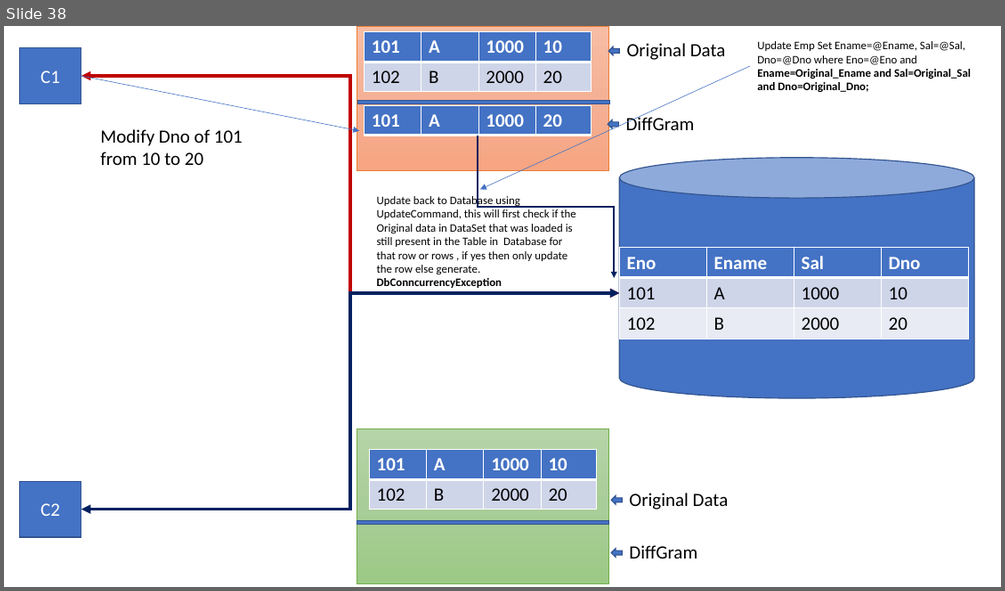
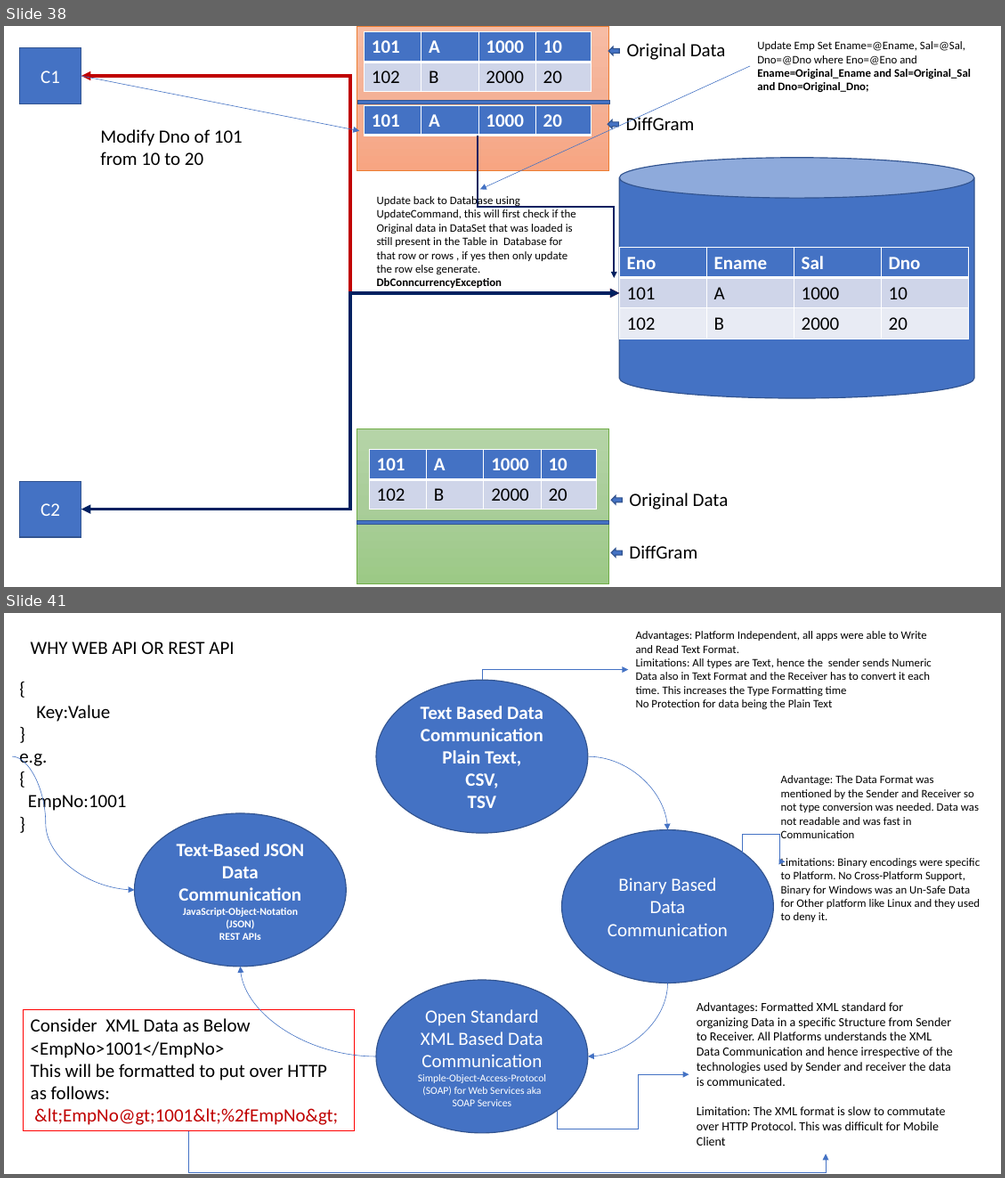
Before and after one commit to maheshsabnis/mbaspnetcore, a slide deck: mbaspnetcore6/MB_Training_Images.pptx. Shown one above the other, each under a label of ours: slide 38 before the commit, slides 38 and 41 after it; the slides between them are not shown. The pictures are 1005x591 and 1005x1178 pixels, drawn with LibreOffice and Linux fonts; fonts in the diff are those of the drawing. Boxes give left, top, right and bottom in pixels: in the first picture for what was removed or moved away, otherwise in the second. Text is boxed around its words. In the diff, an @@ line names an element or a change of style, - is before the commit and + after.

```diff
--- a/mbaspnetcore6/MB_Training_Images.pptx
+++ b/mbaspnetcore6/MB_Training_Images.pptx
@@ slide 41 added at (4, 613, 1001, 1174), background #FFFFFF @@
@@ text added at (636, 631, 931, 709), 11 pt, text #000000 @@
+Advantages: Platform Independent, all apps were able to Write and Read Text Format.
+Limitations: All types are Text, hence the sender sends Numeric Data also in Text Format and the Receiver has to convert it each time. This increases the Type Formatting time
+No Protection for data being the Plain Text
@@ text added at (31, 641, 234, 654), 18 pt, text #000000 @@
+WHY WEB API OR REST API
@@ ellipse added at (376, 681, 588, 834), fill #4472C4, outline #325491 1 pt, 18 pt, text #FFFFFF, bold @@
+Text Based Data Communication
+Plain Text,
+CSV,
+TSV
@@ elbow arrow added from (482, 681) to (629, 670), #4472C4 0.5 pt @@
@@ text added at (19, 705, 127, 813), 18 pt, text #000000 @@
+{
+Key:Value
+}
+e.g.
+{
+EmpNo:1001
+}
@@ curved arrow added from (12, 756) to (134, 890), #4472C4 0.5 pt @@
@@ curved arrow added from (588, 756) to (668, 830), #4472C4 0.5 pt @@
@@ text added at (781, 775, 979, 922), 11 pt, text #000000 @@
+Advantage: The Data Format was mentioned by the Sender and Receiver so not type conversion was needed. Data was not readable and was fast in Communication
+Limitations: Binary encodings were specific to Platform. No Cross-Platform Support, Binary for Windows was an Un-Safe Data for Other platform like Linux and they used to deny it.
@@ ellipse added at (134, 813, 346, 966), fill #4472C4, outline #325491 1 pt, 10 pt, text #FFFFFF, bold @@
+Text-Based JSON Data Communication
+JavaScript-Object-Notation (JSON)
+REST APIs
@@ ellipse added at (562, 830, 774, 983), fill #4472C4, outline #325491 1 pt, 18 pt, text #FFFFFF @@
+Binary Based Data Communication
@@ elbow arrow added from (743, 852) to (785, 862), #4472C4 0.5 pt @@
@@ curved arrow added from (376, 1056) to (241, 966), #4472C4 0.5 pt @@
@@ ellipse added at (376, 981, 588, 1134), fill #4472C4, outline #325491 1 pt, 10 pt, text #FFFFFF @@
+Open Standard XML Based Data Communication
+Simple-Object-Access-Protocol (SOAP) for Web Services aka SOAP Services
@@ curved arrow added from (668, 983) to (588, 1056), #4472C4 0.5 pt @@
@@ rectangle added at (24, 1010, 355, 1131), outline #FF0000 0.75 pt, 18 pt, text #000000 @@
+Consider XML Data as Below
+<EmpNo>1001</EmpNo>
+This will be formatted to put over HTTP as follows:
+&lt;EmpNo@gt;1001&lt;%2fEmpNo&gt;
@@ text added at (696, 1002, 953, 1145), 12 pt, text #000000 @@
+Advantages: Formatted XML standard for organizing Data in a specific Structure from Sender to Receiver. All Platforms understands the XML Data Communication and hence irrespective of the technologies used by Sender and receiver the data is communicated.
+Limitation: The XML format is slow to commutate over HTTP Protocol. This was difficult for Mobile Client
@@ elbow arrow added from (557, 1111) to (689, 1074), #4472C4 0.5 pt @@
@@ elbow arrow added from (189, 1130) to (825, 1153), #4472C4 0.5 pt @@
```
Also in this commit, not shown: 1 slide changed, 4 other slides added, 2 other files.
